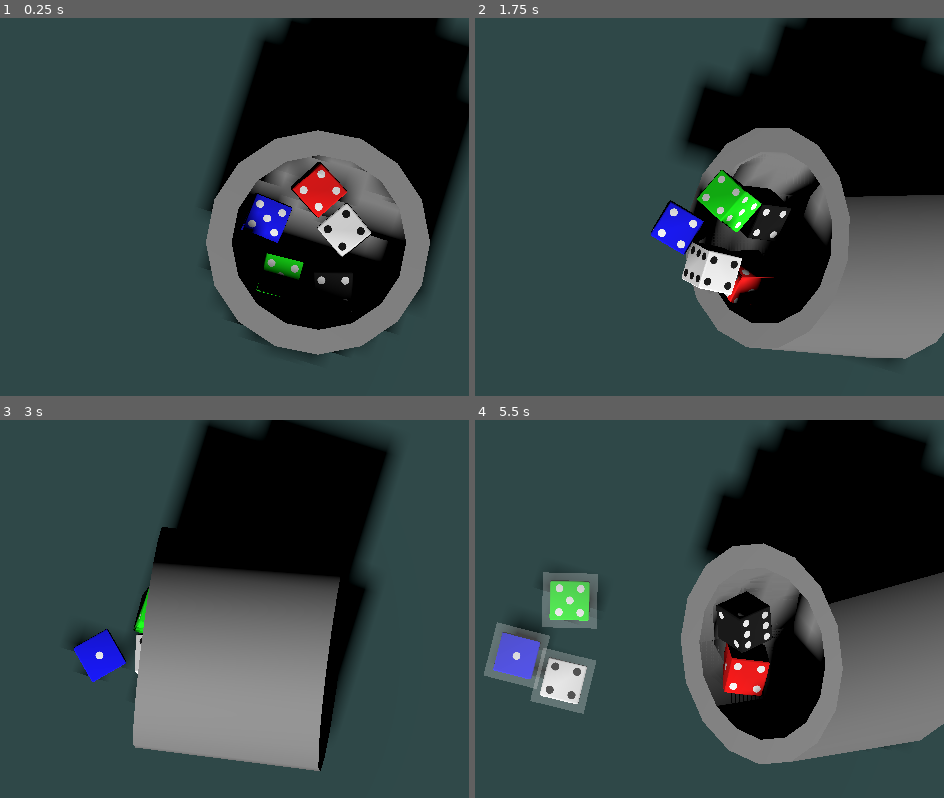
Above: before the commit, frames 1-4 (two rows, left to right).
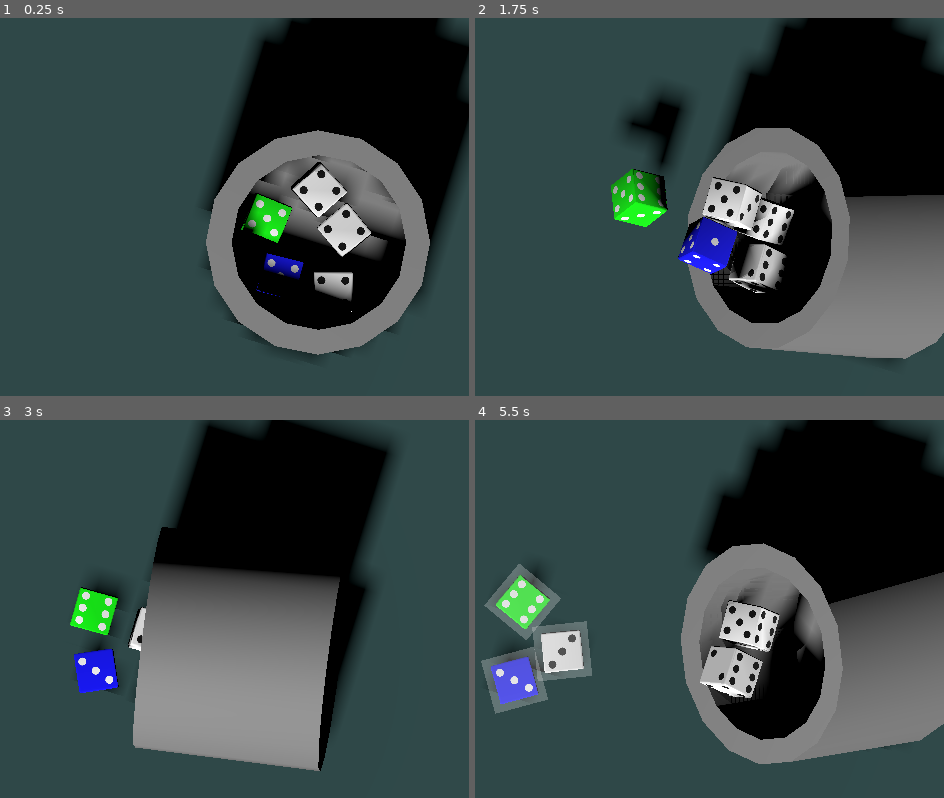
Above: after the commit, the same moments.

Repository: SangHyung-Jung/ColorDiceRollGame
Game: Godot game, scene res://placeholder.tscn
The game is run twice, just before and just after one commit, with the same random seed, the same clock (stepped at 60 frames per second) and the same inputs.
Inputs (mouse positions are in pixels of both pictures, inside the frame that each line leads up to):
- Up to frame 1 (0.25 s): no input
- Up to frame 2 (1.75 s): move the mouse to (718, 218) at 0.52 s; click (718, 218) at 0.67 s; move the mouse to (outside the picture) at 1.27 s; click (outside the picture) at 1.42 s
- Up to frame 3 (3 s): move the mouse to (150, 544) at 2.02 s; click (150, 544) at 2.17 s; move the mouse to (28, 733) at 2.77 s; click (28, 733) at 2.92 s
- Up to frame 4 (5.5 s): move the mouse to (784, 711) at 3.52 s; click (784, 711) at 3.67 s; move the mouse to (outside the picture) at 4.27 s; click (outside the picture) at 4.42 s; move the mouse to (582, 643) at 5.02 s; click (582, 643) at 5.17 s

The runs differ from the first frame. In frame 1, 2.4% of the frame differs, in the area x 51-76%, y 38-78%; in frame 2, 11%, in the area x 28-77%, y 15-76%; in frame 3, 2.5%; in frame 4, 9.8%.

Commit message:
add random dice respawn

Diff:
--- /dev/null
+++ b/scripts/dice_bag.gd
@@ -0,0 +1,73 @@
+# res://dice_bag.gd
+class_name DiceBag
+extends RefCounted
+
+const COLORS := ["W","K","R","G","B"]  # White, Black, Red, Green, Blue
+
+var _counts: Dictionary = {}   # {"W":8,"K":8,"R":8,"G":8,"B":8}
+var _total_left := 0
+
+func setup_full() -> void:
+	_counts.clear()
+	for c in COLORS:
+		_counts[c] = 8
+	_recalc_total()
+
+func total_left() -> int:
+	return _total_left
+
+func count_of(color_key: String) -> int:
+	return int(_counts.get(color_key, 0))
+
+func can_draw(n: int) -> bool:
+	return _total_left >= n
+
+## 한 개 뽑기: color_hint가 남아있으면 우선 사용
+func draw_one(color_hint: String = "") -> String:
+	if _total_left <= 0:
+		return ""
+	var chosen := ""
+	if color_hint != "" and count_of(color_hint) > 0:
+		chosen = color_hint
+	else:
+		var avail: Array = []
+		for c in COLORS:
+			if _counts[c] > 0:
+				avail.append(c)
+		chosen = avail[randi() % avail.size()]
+	_counts[chosen] -= 1
+	_recalc_total()
+	return chosen
+
+## n개 뽑기: 색상 키("W","K","R","G","B") 배열 반환
+func draw_many(n: int) -> Array:
+	var out: Array = []
+	if n <= 0:
+		return out
+	n = min(n, _total_left)
+	for i in n:
+		out.append(draw_one())
+	return out
+
+## (옵션) 잘못 뽑은 것 복구
+func undo_draw(colors: Array) -> void:
+	for c in colors:
+		if c is String and c in COLORS:
+			_counts[c] += 1
+	_recalc_total()
+
+func debug_print() -> void:
+	print(
+		"[BAG] LEFT=", _total_left,
+		"  W:", _counts["W"],
+		"  K:", _counts["K"],
+		"  R:", _counts["R"],
+		"  G:", _counts["G"],
+		"  B:", _counts["B"]
+	)
+
+func _recalc_total() -> void:
+	var t := 0
+	for c in COLORS:
+		t += int(_counts[c])
+	_total_left = t
--- a/scripts/main.gd
+++ b/scripts/main.gd
@@ -9,6 +9,20 @@
 
 # 주사위 컵 씬 로드
 const CupScene := preload("res://cup.tscn")
+
+# Dice 개수 컨트롤
+const DiceBag := preload("res://scripts/dice_bag.gd")
+
+# DiceBag 색 키 → 실제 Color 매핑
+const BAG_COLOR_MAP := {
+	"W": Color(1,1,1),  # White
+	"K": Color(0,0,0),  # Black
+	"R": Color(1,0,0),  # Red
+	"G": Color(0,1,0),  # Green
+	"B": Color(0,0,1),  # Blue
+}
+
+var bag: DiceBag
 
 # 생성할 주사위 목록
 const HAND_SIZE:int = 5			# 주사위 개수
@@ -45,21 +59,28 @@
 	cup.position = Vector3(10, 5, 0)
 	add_child(cup)
 
-	# 3. 굴릴 주사위 설정 (예: D6 5개)
+	bag = DiceBag.new()
+	bag.setup_full()
+
 	var d6_shape = DiceShape.new("D6")
-	var colors = [Color.WHITE, Color.RED, Color.BLUE, Color.BLACK, Color.GREEN]
+	var HAND_SIZE := 5  # 프로젝트에서 쓰는 상수로 대체 가능
+
+	if not bag.can_draw(HAND_SIZE):
+		push_error("Bag empty at init"); return
+
+	dice_set.clear()
+	var keys := bag.draw_many(HAND_SIZE)   # 예: ["W","R","B","K","G"]
 	for i in range(HAND_SIZE):
 		var d_def = DiceDef.new()
 		d_def.name = "D6_" + str(i)
 		d_def.shape = d6_shape
-		d_def.color = colors[i]
-		# 색상을 입힐 기본 텍스처 지정
+		d_def.color = BAG_COLOR_MAP.get(keys[i], Color.WHITE)
 		d_def.pips_texture = PIPS_TEXTURE
 		dice_set.append(d_def)
 
 	# 4. 주사위 인스턴스화 및 컵 안에 배치
 	_spawn_dice_in_cup()
-
+	_tag_spawned_nodes_with_keys(keys)  # keys는 bag.draw_many(5)로 받은 배열
 func _setup_environment() -> void:
 	# 카메라 추가 (탑뷰, 직교 투영)
 	camera = Camera3D.new()
@@ -226,37 +247,75 @@
 		print("\n--- Roll Finished! ---") # 총합 대신 굴리기 완료 메시지
 		_roll_in_progress = false # 굴리기 종료
 		_display_results() # 결과 정렬 및 표시
+		bag.debug_print()
 		_selection_enabled = true
 
-# 굴리기를 초기화하고 다시 시작할 준비
 func reset_roll() -> void:
-	# 기존 주사위 제거
-	for dice in dice_nodes:
-		dice.queue_free() # 씬에서 제거
-	dice_nodes.clear() # 배열 비우기
-
-	# 컵 위치 및 회전 초기화
-	if cup.has_method("reset"):
-		cup.reset()
-
-	# 주사위들 초기화
+	# 0) 롤 카운터/결과 초기화
 	_finished_dice_count = 0
 	_roll_results.clear()
 
-	# 4) 새로 스폰해야 하는 개수만큼만 DiceDef 구성
+	# 컵 리셋(연출/상태 초기화)
+	cup.reset()
+
+	# 1) 컵 내부 치수 결정: 실린더면 값 읽고, 아니면 기본값 사용
+	var r: float = 2.8
+	var h: float = 6.0
+	var col: CollisionShape3D = cup.get_node_or_null("CollisionShape3D") as CollisionShape3D
+	if col and col.shape is CylinderShape3D:
+		var cyl := col.shape as CylinderShape3D
+		r = cyl.radius
+		h = cyl.height
+	# (그 외 모양은 기본 r/h 그대로 사용)
+
+	# 2) 남아있는(KEEP 제외) 주사위 재사용: 컵 '안'으로 재배치 + 물리 초기화
+	for d in dice_nodes:
+		if "freeze" in d: d.freeze = false
+		d.sleeping = false
+		d.linear_velocity = Vector3.ZERO
+		d.angular_velocity = Vector3.ZERO
+
+		var theta: float = randf() * TAU
+		var margin: float = 0.30
+		var rr: float = max(0.0, r - margin) * sqrt(randf())  # 가장자리 여유
+		var yy: float = -h * 0.5 + h * 0.70                   # 내부 높이 70% 지점
+		var local := Vector3(rr * cos(theta), yy, rr * sin(theta))
+		d.global_position = cup.to_global(local)
+
+		# 살짝 깨워서 굴림 안정화
+		d.apply_torque_impulse(Vector3(
+			randf_range(-0.6, 0.6),
+			randf_range(-0.2, 0.2),
+			randf_range(-0.6, 0.6)
+		))
+		d.apply_central_impulse(Vector3(
+			randf_range(-0.2, 0.2),
+			0.0,
+			randf_range(-0.2, 0.2)
+		))
+
+	# 3) 부족한 개수만 가방에서 보충 생성 (초기 클릭 시 need=0 → "순간 변경" 없음)
+	var HAND_SIZE := 5  # 프로젝트 상수 쓰고 계시면 그걸 사용
+	var need: int = HAND_SIZE - dice_nodes.size()
+
 	dice_set.clear()
-	var d6_shape = DiceShape.new("D6")
-	var colors = [Color.WHITE, Color.RED, Color.BLUE, Color.BLACK, Color.GREEN]
-	for i in range(HAND_SIZE):
-		var d_def = DiceDef.new()
-		# 이름은 겹치지 않게 유니크하게
-		d_def.name = "D6_new_%s_%d" % [str(Time.get_ticks_msec()), i]
-		d_def.shape = d6_shape
-		d_def.color = colors[i % colors.size()]
-		d_def.pips_texture = PIPS_TEXTURE
-		dice_set.append(d_def)
-
-	# 주사위들을 컵 안에 다시 스폰 (물리 활성화 상태로)
+	if need > 0:
+		if not bag.can_draw(need):
+			print("⚠️ Bag empty on reset_roll (need=", need, ")")
+			# TODO: 챌린지 종료 처리(UI)
+			return
+
+		var d6_shape := DiceShape.new("D6")
+		var keys := bag.draw_many(need)  # 예: ["W","R",...]
+		for i in range(need):
+			var d_def := DiceDef.new()
+			d_def.name = "D6_new_%s_%d" % [str(Time.get_ticks_msec()), i]
+			d_def.shape = d6_shape
+			d_def.color = BAG_COLOR_MAP.get(keys[i], Color.WHITE)
+			d_def.pips_texture = PIPS_TEXTURE
+			dice_set.append(d_def)
+
+	# 4) 새로 필요한 것만 스폰(남은 주사위는 이미 컵 안에 재배치됨)
 	_spawn_dice_in_cup()
 
 # 주사위 결과를 화면 중앙에 정렬하고 각 면을 보여주는 함수
@@ -279,3 +338,16 @@
 		# show_face는 이미 freeze를 다시 true로 설정함
 		await tween.finished
 		dice.show_face(_roll_results[dice.name]) # 윗면을 보여주도록 회전
+
+func _end_challenge_due_to_empty_bag() -> void:
+	_roll_in_progress = false
+	_selection_enabled = false
+	print("⚠️ Dice bag is empty. Challenge ends.")
+	# TODO: 필요시 UI로 종료 알림/버튼 비활성화 등 처리
+
+# 새로 스폰된 주사위 노드들에 가방 색 키를 메타로 태깅
+func _tag_spawned_nodes_with_keys(keys: Array) -> void:
+	var n:int = min(dice_nodes.size(), keys.size())
+	for i in range(n):
+		var d = dice_nodes[i]
+		d.set_meta("bag_key", keys[i])
